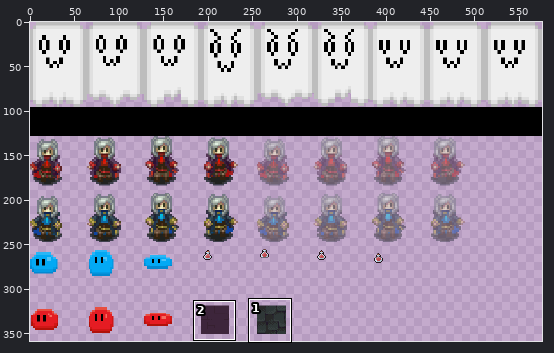
Sprite sheet -- Space Rhythm Project/assets/sprite_sheet.png. Above: a wide view before the commit, with the close-up outlined.
Close-up. The starting point:
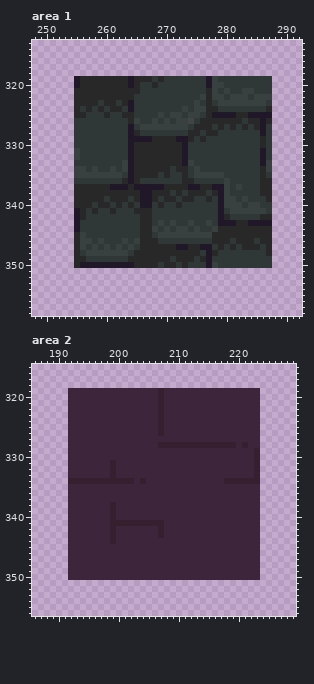
The file is 576x384 pixels. Colours within 5 levels of each other are drawn and written as one. Shown: area 1: x 248..292, y 313..358; area 2: x 186..229, y 315..356. The wide view leaves out empty margins.
The result:
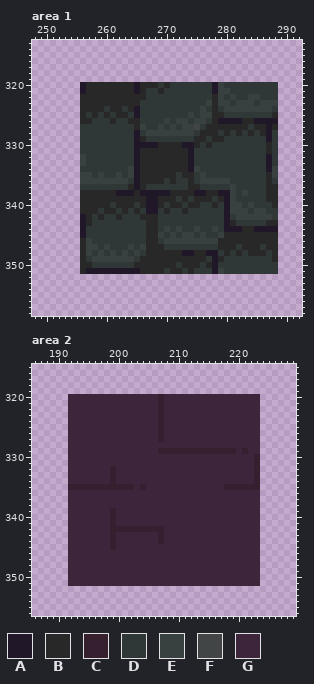
Palette (. is transparent): A #201828  B #282828  C #362030  D #2f3737  E #384040  F #424545  G #3d253b
What changed:
Changed rows in their new state; - is an unchanged pixel.
Area 1:
first column x 255:
319 .................................-
320 .A-------BABB--B------DA---------D
321 .A--------AB--B-------DAE---DD---D
322 .---------BB---------DDB---DDE-DDD
323 .---B--B-BB---------D-EB--D---D-EE
324 .B-B-----BA-------D-D-D--EEEEEEEED
325 .--B---B-DA---D-DD--DEEBBDDDDDDDDB
326 .BB---B---B--D-----DEED-AAAAB-A-AA
327 .--------DB-DD-D-D-EFD-B-B-B---BAB
328 .--------DA-EEEEEEEEDB---B-B-B-BAD
329 .--------D-BDDDDDDDDB--BB------DAD
330 .--------DAAAA-----AB-B--------DBD
331 .--------DA-------BA-----------DBD
332 .E-------DA-------BA-----------DAD
333 .E------DDA-------BA-----------DAD
334 .D-D--D-DEA-----B--A-----------DAE
335 .--D-DD--EA---B-B--BD-DDD------DBE
336 .EEEEEEEEDABBBB-B-D--EEEE------D-D
337 .DDDDDDDD--BDDDDDDDBBDDDDDED---D-B
338 .------AAA---AAAB-B-AAB--AE-E--D-B
339 .----B---B-B-AB----DBB--BA--D----B
340 .--B----B--B-A--B--BB--BDA----D--B
341 .-B--B--B--DAA-B--B-----DA---D---D
342 .AB-B--B-----B----------DA-EEEEEED
343 .AB--------D-BD-D--D--D-D-BDDDDDBB
344 .A---------D-B----D-----DAAA--AAAA
345 .A---------D-B-D-D--D-DDE--------B
346 .B--D---D-DD---EEEEEEEEE--B---B--B
347 .BE----D---E---DDDDDDDD--B-------B
348 .B-D-D-D--ED------AA-B-A-B-B-BBBDB
349 .--EEEEEEED-----B---B-DAB--------B
350 .BBDDDDDDD----B----BB-BA---------D
351 -BAAAAAAAAABBBBDBBDBDDDAEDDDDDDDDD
Area 2:
first column x 192:
319 ................................
first column x 192:
327 ---------------C----------------
328 ---------------GGGGGGGGGGGGG-G--
329 ---------------CCCCCCCCCCCCC-C-G
331 -------G------------------------
334 GGGGGGG-GGG-G-------------GGGGG-
335 CCCCCCCCCCC-C-------------CCCCCC
338 -------G------------------------
341 --------GGGGGGGG----------------
342 --------CCCCCCC-----------------
344 ---------------C----------------
345 -------C------------------------
first column x 192:
351 GGGGGGGGGGGGGGGGGGGGGGGGGGGGGGGG
Pixel boxes of the changes (left, top, right, bottom) in both close-ups:
changed: (74, 76, 278, 274)
erased: (68, 388, 260, 394)
changed: (158, 436, 260, 454)
changed: (68, 460, 164, 550)
changed: (224, 478, 260, 490)
added: (68, 580, 260, 586)
